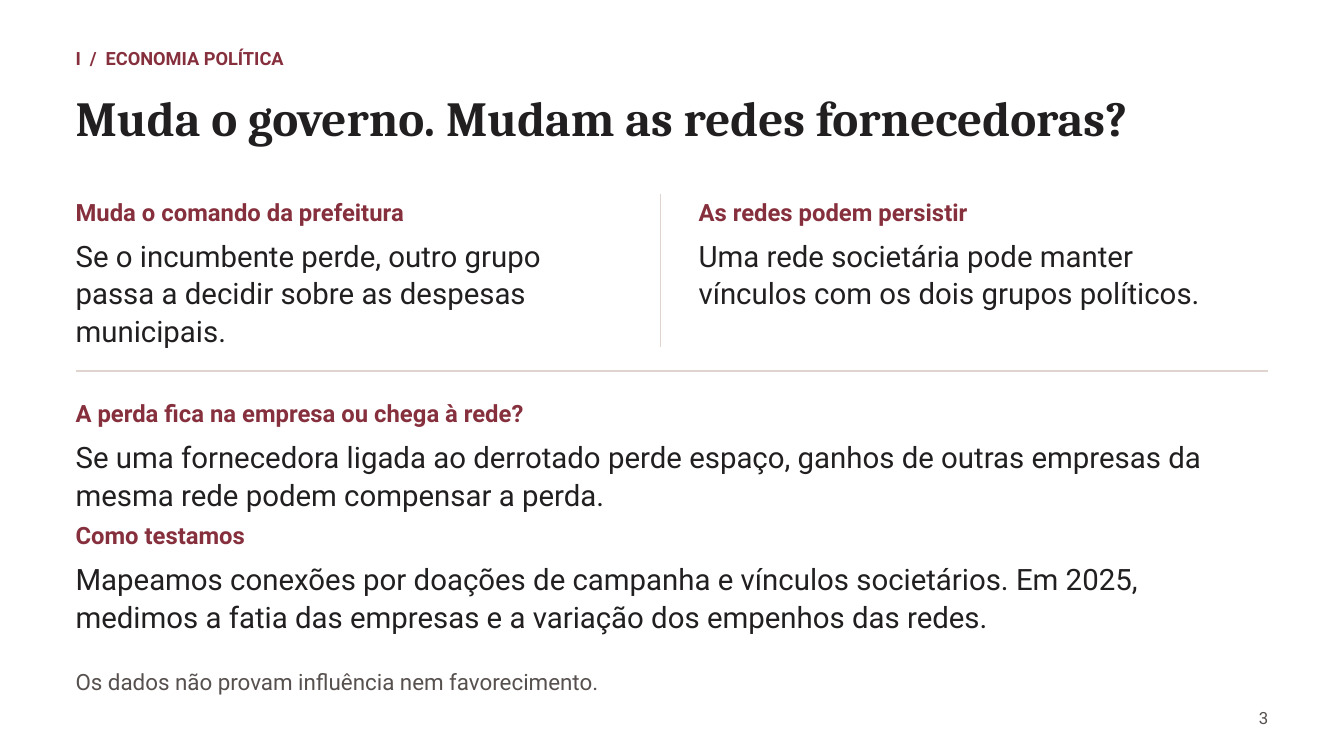
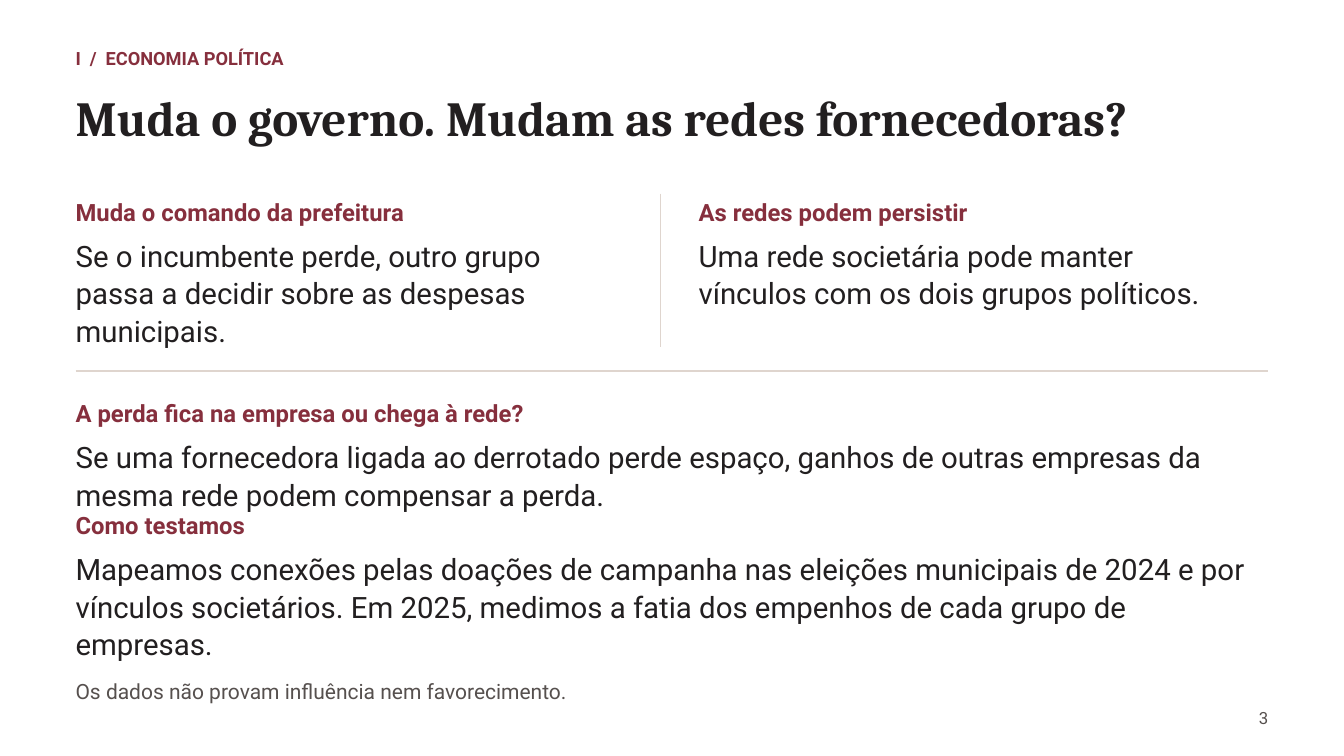
Before and after one commit to rafaelt0/redes-empresariais-alternancia-politica, a slide deck: slide 3 of output/deck.pptx. Drawn at 1344x756 pixels with LibreOffice and Linux fonts; fonts in the diff are those of the drawing. Boxes give left, top, right and bottom in pixels: in the first picture for what was removed or moved away, otherwise in the second. Text is boxed around its words. In the diff, an @@ line names an element or a change of style, - is before the commit and + after.

```diff
--- a/output/deck.pptx
+++ b/output/deck.pptx
@@ text "Como testamos" moved from (x1=76, y1=527, x2=245, y2=545) to (x1=76, y1=517, x2=245, y2=535) @@
@@ text at (x1=76, y1=558, x2=1244, y2=661): text changed @@
-Mapeamos conexões por doações de campanha e vínculos societários. Em 2025, medimos a fatia das empresas e a variação dos empenhos das redes.
+Mapeamos conexões pelas doações de campanha nas eleições municipais de 2024 e por vínculos societários. Em 2025, medimos a fatia dos empenhos de cada grupo de empresas.
@@ text "Os dados não provam influência ..." moved from (x1=76, y1=673, x2=598, y2=695) to (x1=76, y1=683, x2=567, y2=704) @@
@@ text "Os dados não provam influência ..." at (x1=76, y1=683, x2=567, y2=704): size 16 to 15 pt @@
```
Also in this commit, not shown: 5 other slides changed, 2 slides added, 2 slides removed, 4 other files.
